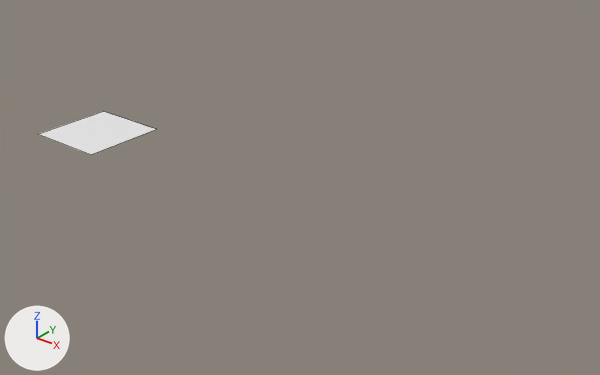
What one commit did to the Blender file level.blend.
The view is the same before and after, from a 50 mm camera at (1059.0, -1113.0, 485.0) aimed at (442.0, -342.0, 7.0). The axes (+X, +Y, +Z) are drawn at lower left. The lights are the same throughout. Mesh edges are drawn as thin lines.
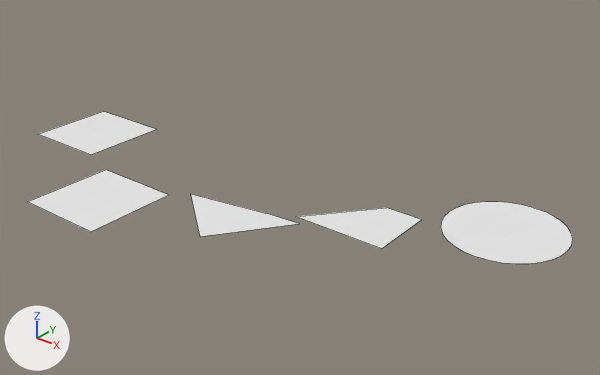
The newer file is also rescaled (x2.704), turned or shifted as a whole; pictures and numbers use the older file's frame.

Location of each change, (x1, y1, x2, y2) in pixels of the pictures (600 x 375 px):
'Circle', added
    after: (441, 202, 573, 264)
'Plane.001', added
    after: (28, 170, 168, 232)
'Plane.003', added
    after: (296, 208, 421, 249)
'Plane.002', added
    after: (191, 194, 299, 236)

What changed in the scene script:
```text
Add me_plane_002:
    me_plane_002.from_pydata([(1.0, -1.0, 0.0), (-1.0, -1.0, 0.0), (1.0, 1.0, 0.0), (-1.0, 1.0, 0.0)], [], [(1, 0, 2, 3)])
    me_plane_002.materials.append(mat_material)  # white #e7e7e7
Add me_plane_003:
    me_plane_003.from_pydata([(0.42, -2.16, 0.0), (-1.0, -1.0, 0.0), (1.56, -0.61, 0.0), (0.76, -0.68, 0.0)], [], [(1, 0, 2, 3)])
    me_plane_003.materials.append(mat_material)  # white #e7e7e7
Add me_plane_004:
    me_plane_004.from_pydata([(1.0, -1.0, 0.0), (-1.0, -1.0, 0.0), (0.98, 0.42, 0.0), (0.18, 0.42, 0.0)], [], [(1, 0, 2, 3)])
    me_plane_004.materials.append(mat_material)  # white #e7e7e7
Add me_circle:
    me_circle.from_pydata(...)  # 32 vertices, 1 face; spans x -1.0..1.0, y -1.0..1.0, z 0.0
    me_circle.materials.append(mat_material)  # white #e7e7e7
Add ob_plane_001:
    ob_plane_001 = bpy.data.objects.new('Plane.001', me_plane_002)
    ob_plane_001.location = (248.9, -519.9, 0.0)
    ob_plane_001.scale = (64.0, 64.0, 64.0)
Add ob_plane_002:
    ob_plane_002 = bpy.data.objects.new('Plane.002', me_plane_003)
    ob_plane_002.location = (396.8, -372.0, 0.0)
    ob_plane_002.scale = (64.0, 64.0, 64.0)
Add ob_plane_003:
    ob_plane_003 = bpy.data.objects.new('Plane.003', me_plane_004)
    ob_plane_003.location = (544.8, -335.0, 0.0)
    ob_plane_003.scale = (64.0, 64.0, 64.0)
Add ob_circle:
    ob_circle = bpy.data.objects.new('Circle', me_circle)
    ob_circle.location = (701.5, -269.1, 0.0)
    ob_circle.scale = (77.7, 77.7, 77.7)
```
